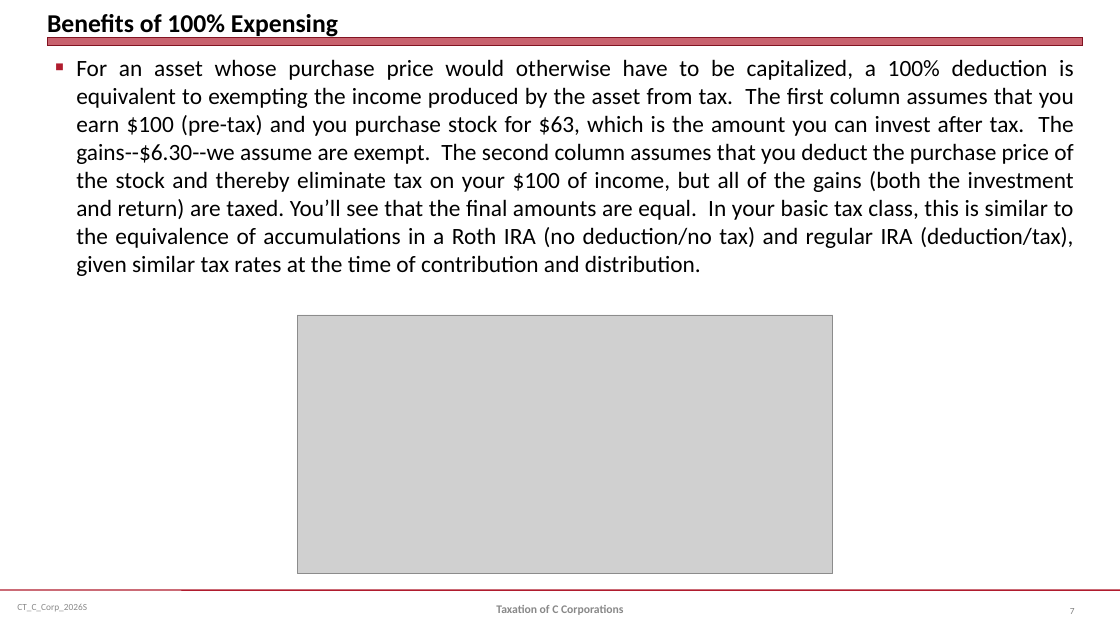
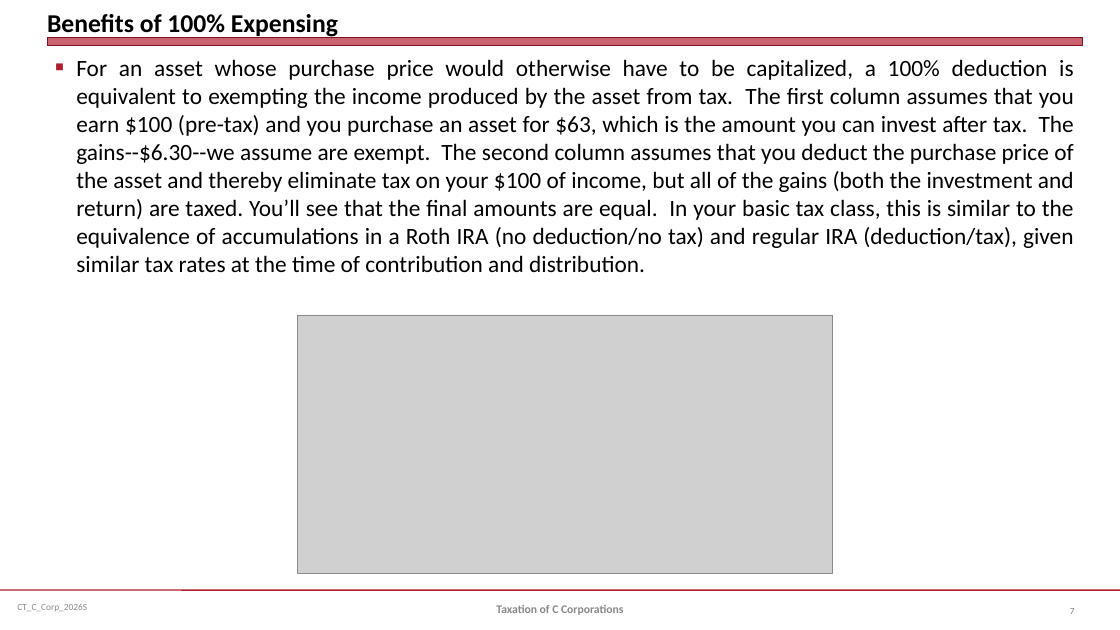
Before and after one commit to jmc877/Corporate-Tax, a slide deck: slide 7 of slides/CT_C_Corp_2026S.pptx. Drawn at 1120x630 pixels with LibreOffice and Linux fonts; fonts in the diff are those of the drawing; grey boxes stand for pictures. Boxes give left, top, right and bottom in pixels: in the first picture for what was removed or moved away, otherwise in the second. Text is boxed around its words. In the diff, an @@ line names an element or a change of style, - is before the commit and + after.

```diff
--- a/slides/CT_C_Corp_2026S.pptx
+++ b/slides/CT_C_Corp_2026S.pptx
@@ text at (76,59,1074,272): text changed @@
-■ For an asset whose purchase price would otherwise have to be capitalized, a 100% deduction is equivalent to exempting the income produced by the asset from tax. The first column assumes that you earn $100 (pre-tax) and you purchase stock for $63, which is the amount you can invest after tax. The gains--$6.30--we assume are exempt. The second column assumes that you deduct the purchase price of the stock and thereby eliminate tax on your $100 of income, but all of the gains (both the investment and return) are taxed. You’ll see that the final amounts are equal. In your basic tax class, this is similar to the equivalence of accumulations in a Roth IRA (no deduction/no tax) and regular IRA (deduction/tax), given similar tax rates at the time of contribution and distribution.
+■ For an asset whose purchase price would otherwise have to be capitalized, a 100% deduction is equivalent to exempting the income produced by the asset from tax. The first column assumes that you earn $100 (pre-tax) and you purchase an asset for $63, which is the amount you can invest after tax. The gains--$6.30--we assume are exempt. The second column assumes that you deduct the purchase price of the asset and thereby eliminate tax on your $100 of income, but all of the gains (both the investment and return) are taxed. You’ll see that the final amounts are equal. In your basic tax class, this is similar to the equivalence of accumulations in a Roth IRA (no deduction/no tax) and regular IRA (deduction/tax), given similar tax rates at the time of contribution and distribution.
```
Also in this commit, not shown: 18 other slides changed, 1 slide added, 1 slide removed, 2 other files.
